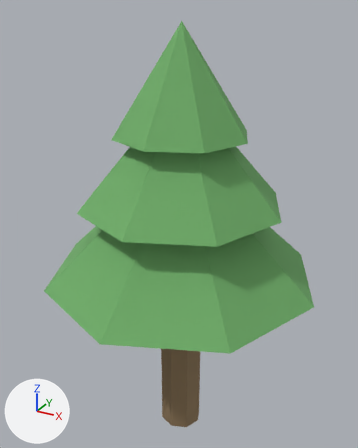
Two versions of the glTF model OpenMakaiRanchGame/assets/3d/tree.glb, one commit apart.
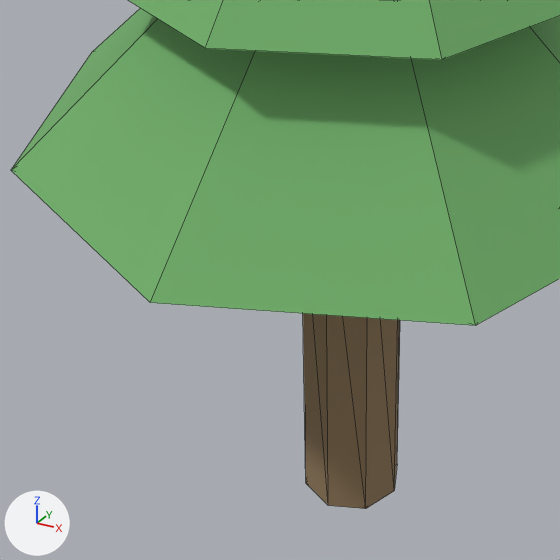
Each version appears first whole from a 50 mm camera at (1.327, -2.443, 2.728) aimed at (-0.045, 0.051, 1.481), and next in a close-up on the part from 11% to 74% of the width and 50% to 100% of the height. Arrows for +X, +Y and +Z are at lower left; the lights stay in place. The first two pictures are the older version. The close-ups show mesh edges as thin lines.

In view in the first close-up: 'Tree_Canopy_0', 'Tree_Canopy_1', 'Tree_Trunk'.
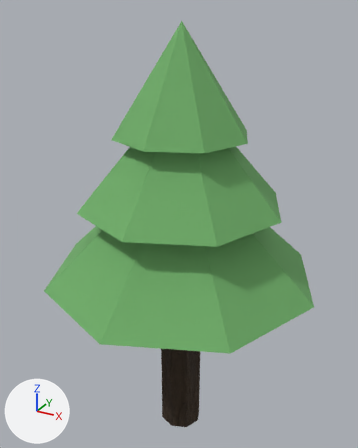
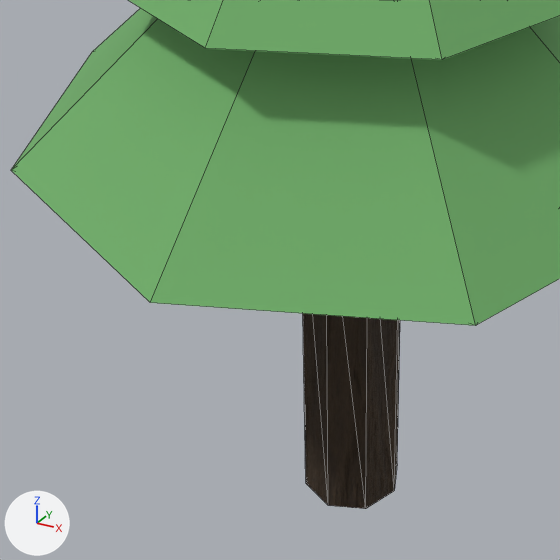
Where the change shows, as pixel boxes [x1, y1, x2, y2] in the close-ups (560 x 560 px):
```json
{"object": "Tree_Trunk", "change": "recoloured", "before": [303, 313, 400, 509], "after": [303, 313, 400, 509], "on screen": "darker"}
```

The change, as JSON lines over the scene's bpy script:
```json
{"op": "add", "block": "img_o03_tree_bark_normal", "code": ["img_o03_tree_bark_normal = load_image('o03_tree_bark_normal', '_unpacked/o03_tree_bark_normal', 1024, 1024, 'Non-Color')"]}
{"op": "add", "block": "img_o03_tree_bark_albedo", "code": ["img_o03_tree_bark_albedo = load_image('o03_tree_bark_albedo', '_unpacked/o03_tree_bark_albedo', 1024, 1024, 'sRGB')"]}
{"op": "add", "block": "img_o03_tree_bark_orm", "code": ["img_o03_tree_bark_orm = load_image('o03_tree_bark_orm', '_unpacked/o03_tree_bark_orm', 1024, 1024, 'Non-Color')"]}
{"op": "add", "block": "mat_pbr_bark", "code": ["mat_pbr_bark = bpy.data.materials.new('PBR_bark')", "# uses the picture img_o03_tree_bark_albedo", "# uses the picture img_o03_tree_bark_normal", "# uses the picture img_o03_tree_bark_orm"]}
{"block": "me_cylinder", "where": "me_cylinder.from_pydata(...)  # 16 vertices, 28 faces; spans x -0.14..0.14, y -0.14..0.14, z -0.55..0.55"}
{"op": "remove", "block": "me_cylinder", "code": "me_cylinder.materials.append(mat_tree_trunk)  # brown #907959"}
{"op": "add", "block": "me_cylinder", "code": "me_cylinder.materials.append(mat_pbr_bark)"}
```
